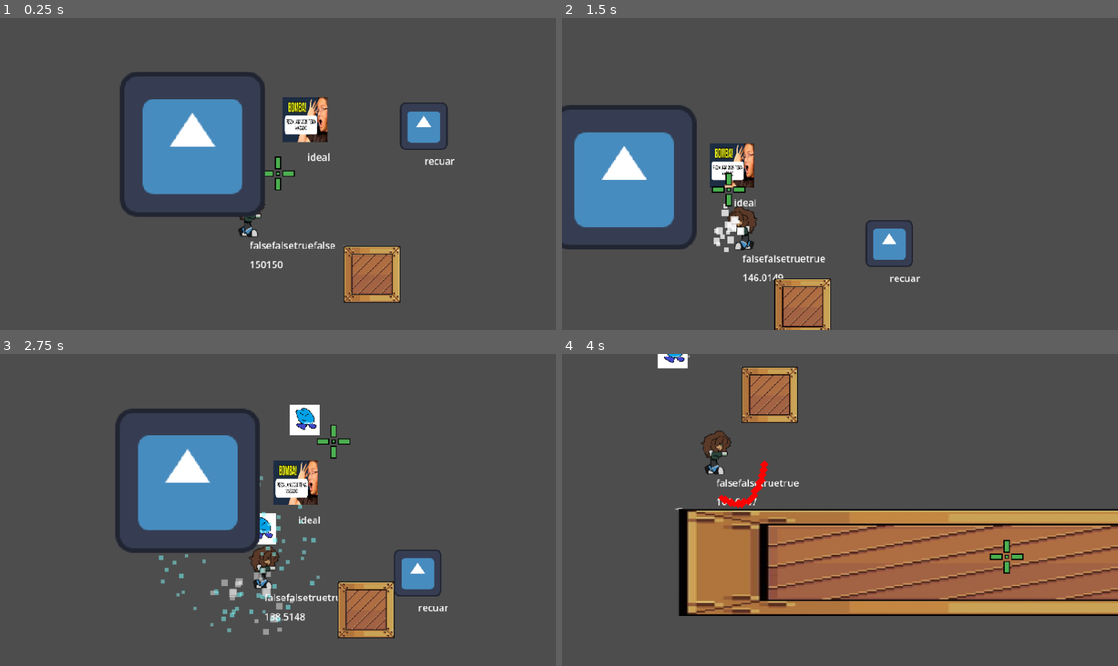
Above: before the commit, frames 1-4 (two rows, left to right).
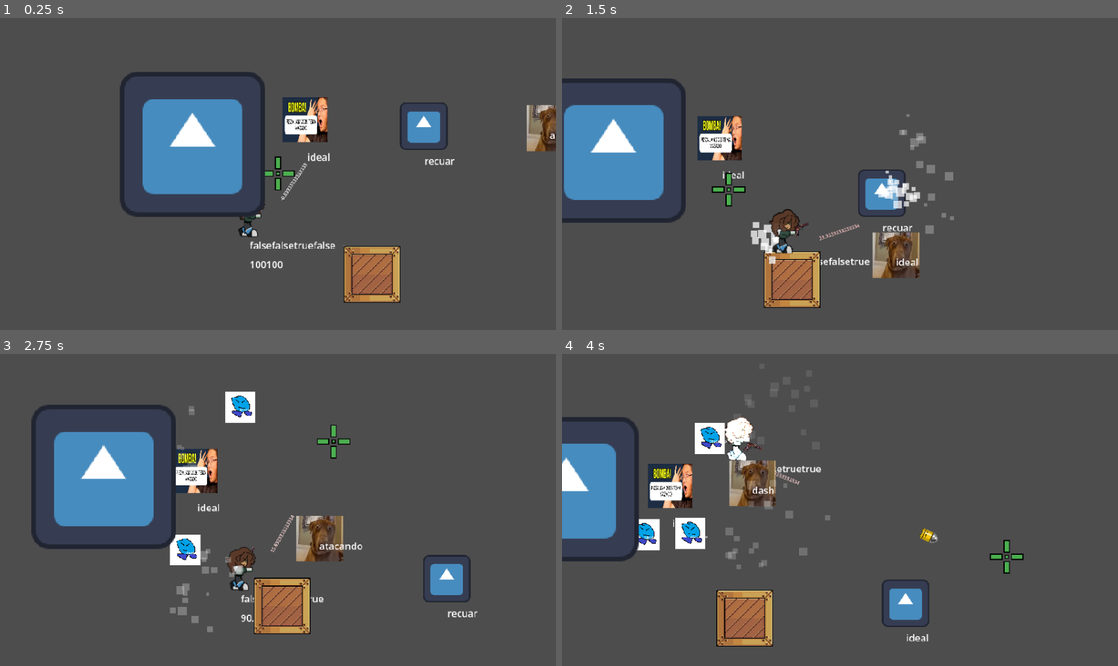
Above: after the commit, the same moments.

Repository: mathkkj/ROGUENAVE
Game: Godot game, scene res://cenas_tscn/cena.tscn
Two runs of this game, one before a commit and one after it. Both use one fixed random seed, a clock stepped at 60 frames per second and the inputs below. The engine's default icon, where the game draws it, is replaced by a stand-in: a white triangle on a blue panel in a dark square.
Inputs (mouse positions are in pixels of both pictures, inside the frame that each line leads up to):
- Up to frame 1 (0.25 s): no input
- Up to frame 2 (1.5 s): move the mouse to (962, 158) at 0.52 s; press the mouse at (962, 158) at 0.53 s; hold D (direita) 0.53-1.28 s; move the mouse to (728, 189) at 1.27 s; release the mouse at (728, 189) at 1.28 s; hold Down (baixo) from 1.28 s (still down); tap E (dash) at 1.35 s
- Up to frame 3 (2.75 s): move the mouse to (333, 441) at 2.02 s; release Down (baixo) at 2.03 s; press the mouse at (333, 441) at 2.03 s; hold D (direita) from 2.03 s (still down)
- Up to frame 4 (4 s): move the mouse to (812, 572) at 2.77 s; release D (direita) at 2.78 s; release the mouse at (812, 572) at 2.78 s; hold Up (cima) 2.78-3.53 s; tap E (dash) at 2.85 s; click (812, 572) at 2.92 s; move the mouse to (1006, 556) at 3.52 s; press the mouse at (1006, 556) at 3.53 s; hold A (esquerda) from 3.53 s (still down)

The runs differ from the first frame. In frame 1, 0.8% of the frame differs, in the area x 46-100%, y 27-81%; in frame 2, 15%; in frame 3, 22%; in frame 4, 38%, in the area x 0-100%, y 0-94%.

Commit message:
bug arma multimidia atacar só um inimigo por vez fix

Diff:
--- a/cenas_tscn/cena.tscn
+++ b/cenas_tscn/cena.tscn
@@ -10,6 +10,7 @@
 [ext_resource type="Script" uid="uid://ckbcyurf5jexp" path="res://codigo_gd/objeto_fisico_interagivel.gd" id="8_uk6bg"]
 [ext_resource type="PackedScene" uid="uid://b6hipi6lp07b3" path="res://cenas_tscn/inimigos_tscn/inimigo_invocador.tscn" id="10_iwd25"]
 [ext_resource type="PackedScene" uid="uid://dt7frg7l5upcl" path="res://cenas_tscn/inimigos_tscn/inimigo_projetil.tscn" id="10_y6nmq"]
+[ext_resource type="PackedScene" uid="uid://o2qi5yx4o5ai" path="res://cenas_tscn/inimigos_tscn/inimigo_meele.tscn" id="11_y6nmq"]
 
 [sub_resource type="RectangleShape2D" id="RectangleShape2D_uk6bg"]
 size = Vector2(464, 467)
@@ -42,7 +43,6 @@
 position = Vector2(-97, 165)
 camera = NodePath("../Camera2D")
 dash_vel = 1000.0
-classe_personagem = 1
 duracao_golpe = 0.25
 forca_golpe = 500.0
 
@@ -76,3 +76,6 @@
 
 [node name="Inimigo_projetil" parent="." unique_id=944234677 instance=ExtResource("10_y6nmq")]
 position = Vector2(197, 6)
+
+[node name="Inimigo_meele" parent="." unique_id=967689483 instance=ExtResource("11_y6nmq")]
+position = Vector2(406, -15)
--- a/cenas_tscn/inimigos_tscn/inimigo_meele.tscn
+++ b/cenas_tscn/inimigos_tscn/inimigo_meele.tscn
@@ -19,6 +19,7 @@
 dash_vel = 1200
 speed = 200.0
 max_speed = 400.0
+vida = 18
 metadata/_custom_type_script = "uid://dgnct4e6m2fwr"
 
 [node name="Sprite2D" type="Sprite2D" parent="." unique_id=1912404478]
--- a/cenas_tscn/personagem.tscn
+++ b/cenas_tscn/personagem.tscn
@@ -16,6 +16,7 @@
 motion_mode = 1
 script = ExtResource("1_d8uwv")
 duracao_golpe = 0.5
+dano_arma_prog = 3
 
 [node name="AnimatedSprite2D" type="AnimatedSprite2D" parent="." unique_id=1403625248 groups=["jogador"]]
 position = Vector2(0.19999993, -0.99999714)
--- a/codigo_gd/personagem_gd/personagem.gd
+++ b/codigo_gd/personagem_gd/personagem.gd
@@ -458,7 +458,6 @@
 
 func _arma_encostou(body):
 	if body.has_method("aplicar_knockback") and em_golpe:
-		arma.get_node("hitbox").set_deferred("monitoring", false)
 		#TODO: de acordo com o golpe, mudar o konockback e o shake da camera
 		print("to atacando o ", body)
 		body.aplicar_knockback(direcao_golpe, 900)
